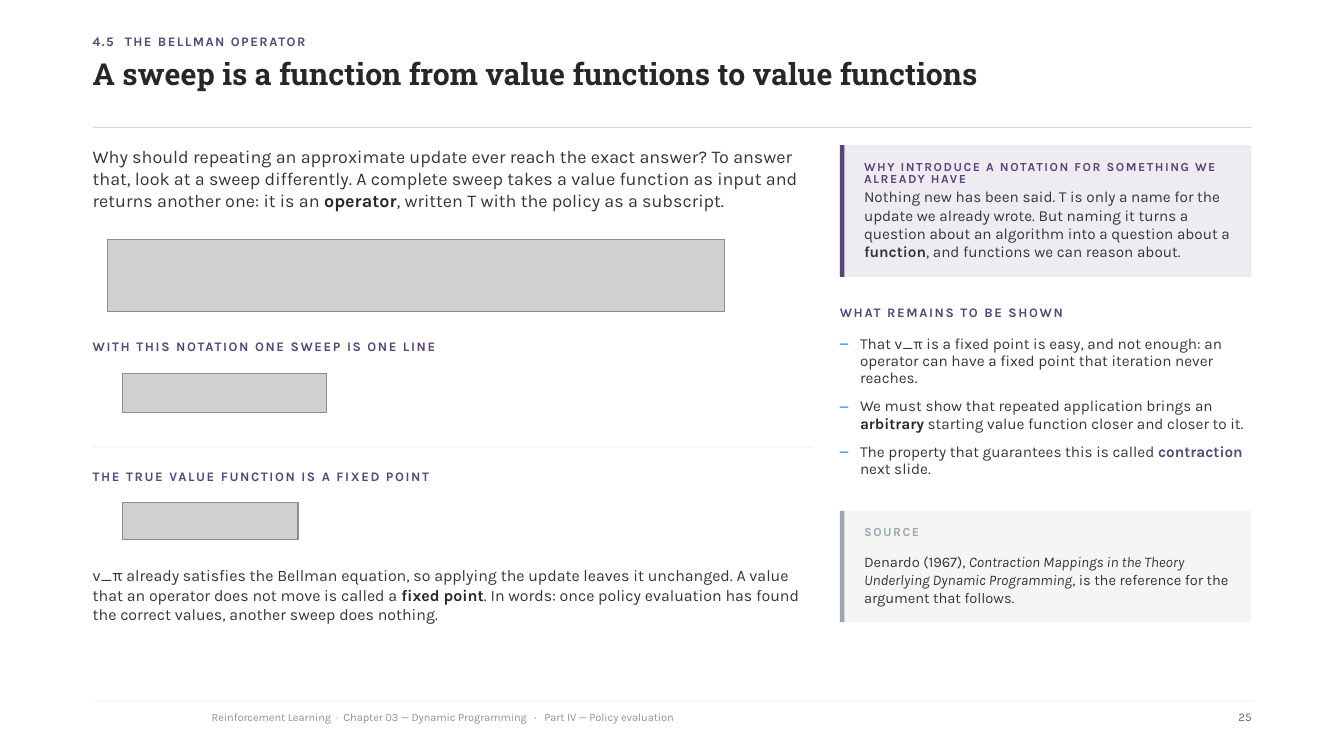
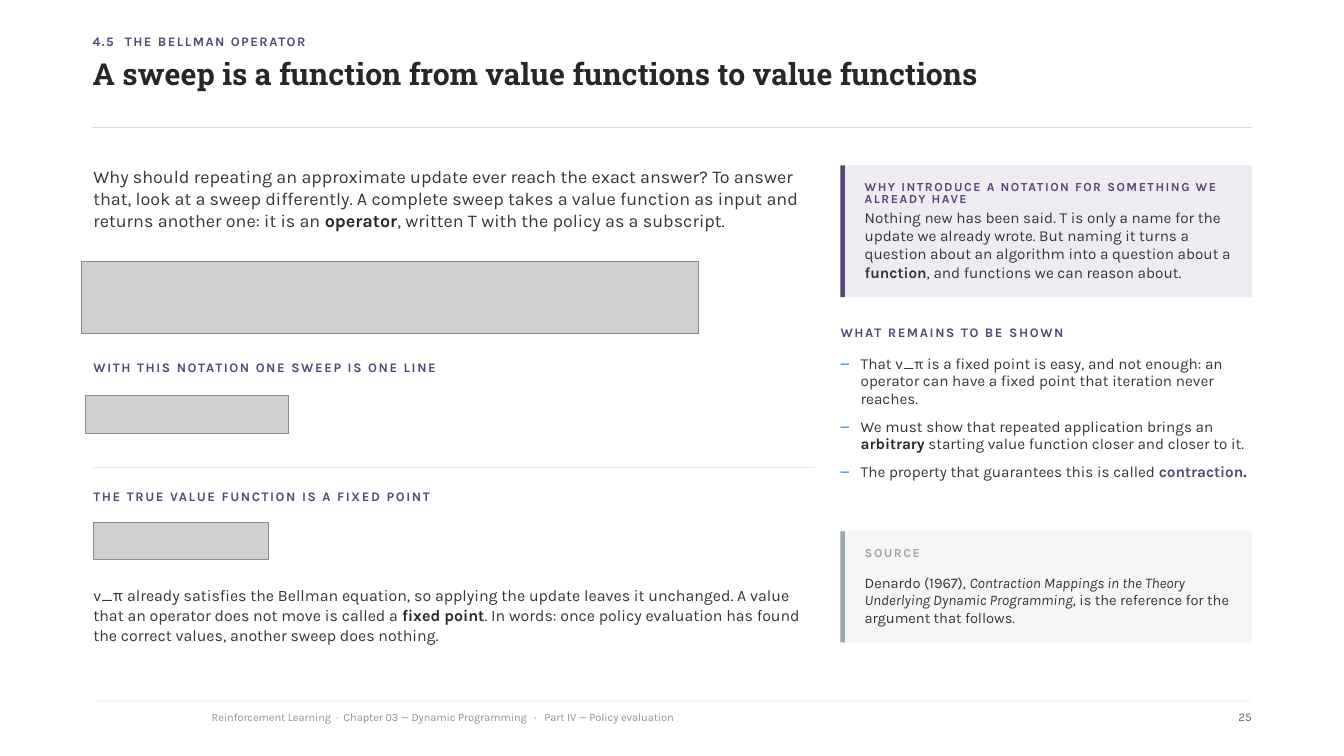
Before and after one commit to riccardoberta/reinforcement-learning, a slide deck: slide 25 of 03 - Dynamic Programming/slides.pptx. Drawn at 1344x756 pixels with LibreOffice and Linux fonts; fonts in the diff are those of the drawing; grey boxes stand for pictures; background and template pictures are left out. Boxes give left, top, right and bottom in pixels: in the first picture for what was removed or moved away, otherwise in the second. Text is boxed around its words. In the diff, an @@ line names an element or a change of style, - is before the commit and + after.

```diff
--- a/03 - Dynamic Programming/slides.pptx
+++ b/03 - Dynamic Programming/slides.pptx
@@ picture: place and size @@
-picture at box(108, 239, 725, 312)
+picture at box(81, 261, 698, 334)
@@ picture: place and size @@
-picture at box(123, 374, 327, 412)
+picture at box(86, 395, 289, 434)
@@ text at box(861, 466, 1247, 481): text changed @@
-– The property that guarantees this is called contraction next slide.
+– The property that guarantees this is called contraction.
@@ picture: place and size @@
-picture at box(123, 503, 298, 539)
+picture at box(94, 523, 269, 560)
@@ 10 texts, 5 rectangles: place and size @@
-10 texts, 5 rectangles at box(93, 145, 1251, 624)
+10 texts, 5 rectangles at box(93, 165, 1252, 645)
```
Also in this commit, not shown: 20 other slides changed, 10 other files.
